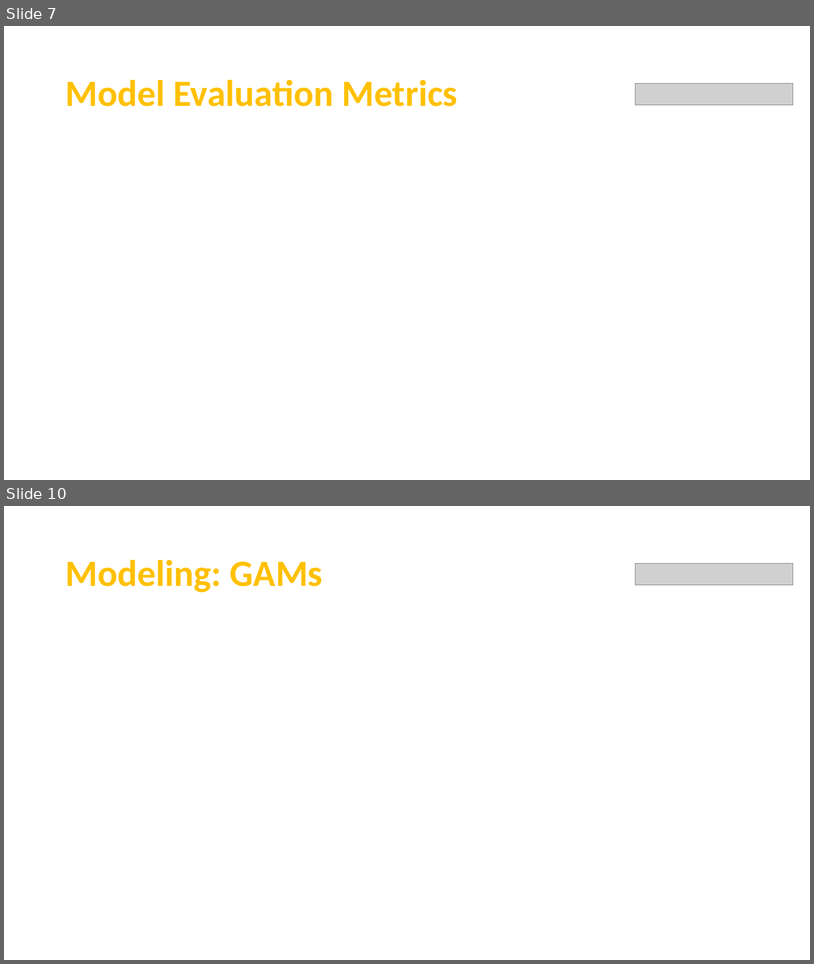
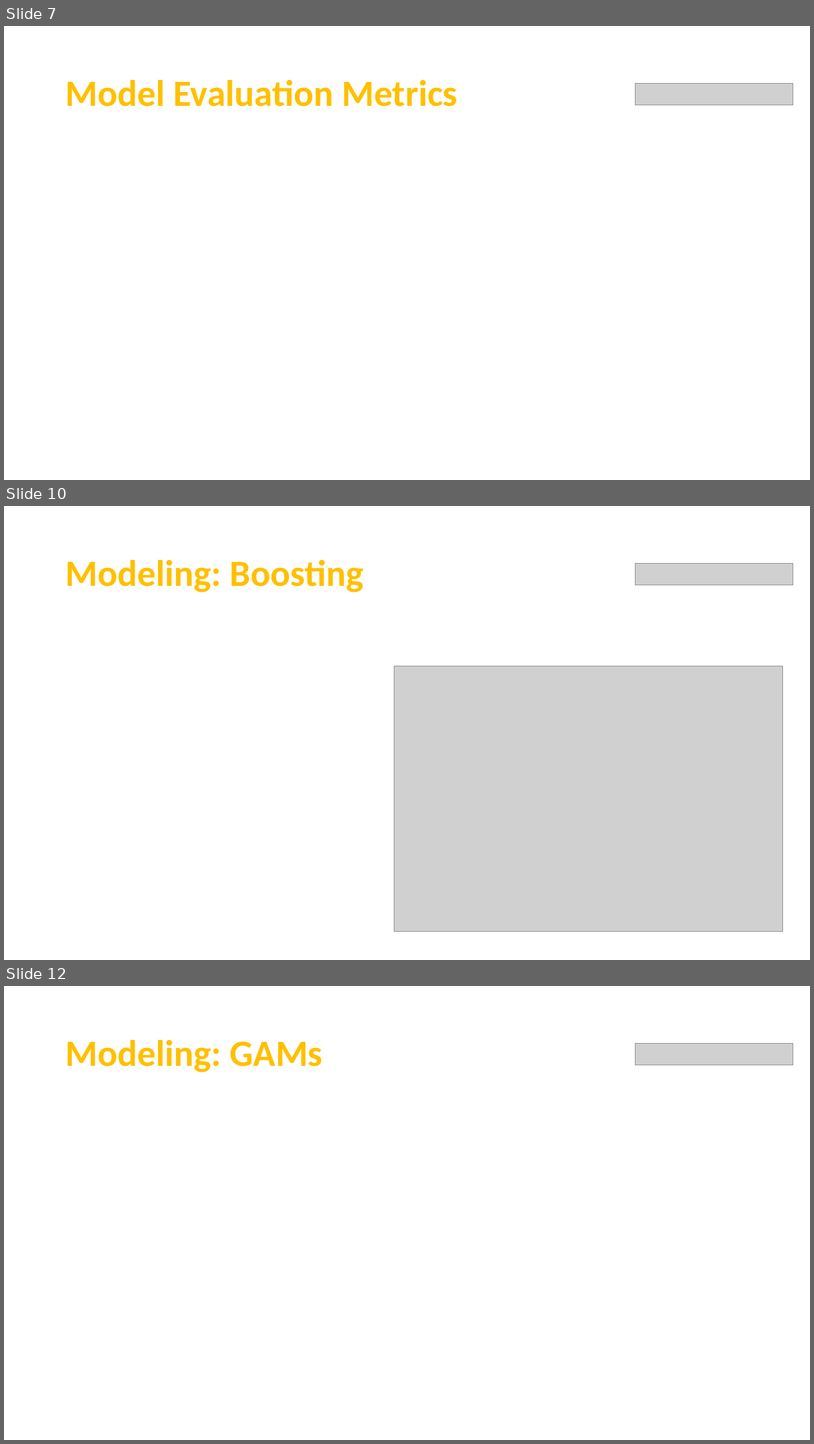
Before and after one commit to Team7-MSBA/Machine-Learning-Final-Project, a slide deck: FinalPresentation.pptx. Shown one above the other, each under a label of ours: slides 7 and 10 before the commit, slides 7, 10 and 12 after it; the slides between them are not shown. The pictures are 814x964 and 814x1444 pixels, drawn with LibreOffice and Linux fonts; fonts in the diff are those of the drawing; grey boxes stand for pictures. Boxes give left, top, right and bottom in pixels: in the first picture for what was removed or moved away, otherwise in the second. Text is boxed around its words. In the diff, an @@ line names an element or a change of style, - is before the commit and + after.

```diff
--- a/FinalPresentation.pptx
+++ b/FinalPresentation.pptx
@@ slide 10 added at box(4, 506, 810, 960), background #000000 @@
@@ rectangle added at box(4, 506, 810, 618), fill #FFFFFF @@
@@ title added at box(65, 559, 364, 592), 44 pt, text #FFC000, bold @@
+Modeling: Boosting
@@ picture added at box(636, 564, 794, 585) @@
@@ rectangle added at box(4, 618, 810, 960), fill #000000 @@
@@ picture added at box(395, 666, 783, 931) @@
@@ what was slide 10 is now slide 12 @@
```
Also in this commit, not shown: 1 slide changed, 2 other slides added, 1 slide removed.
